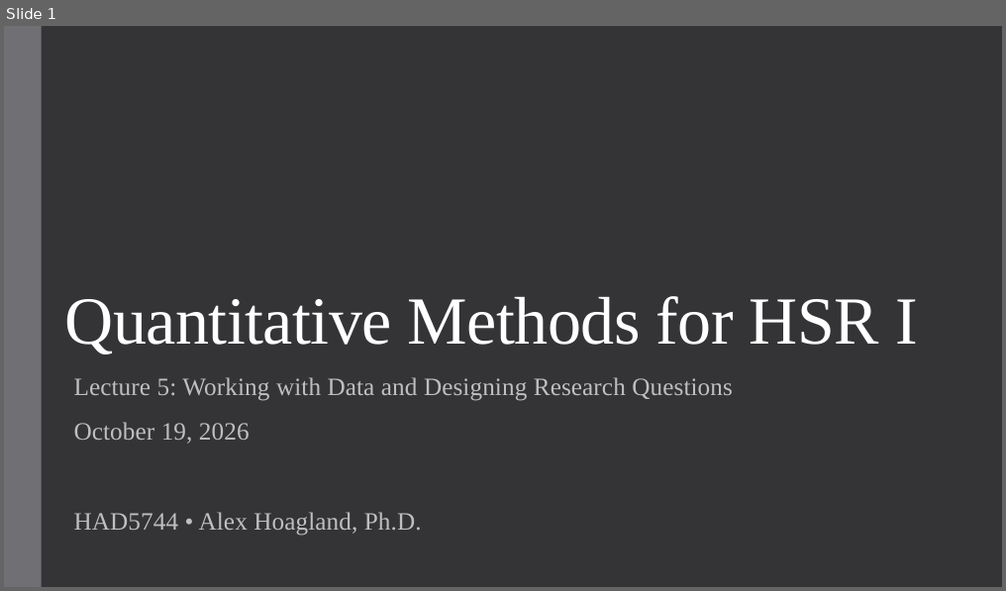
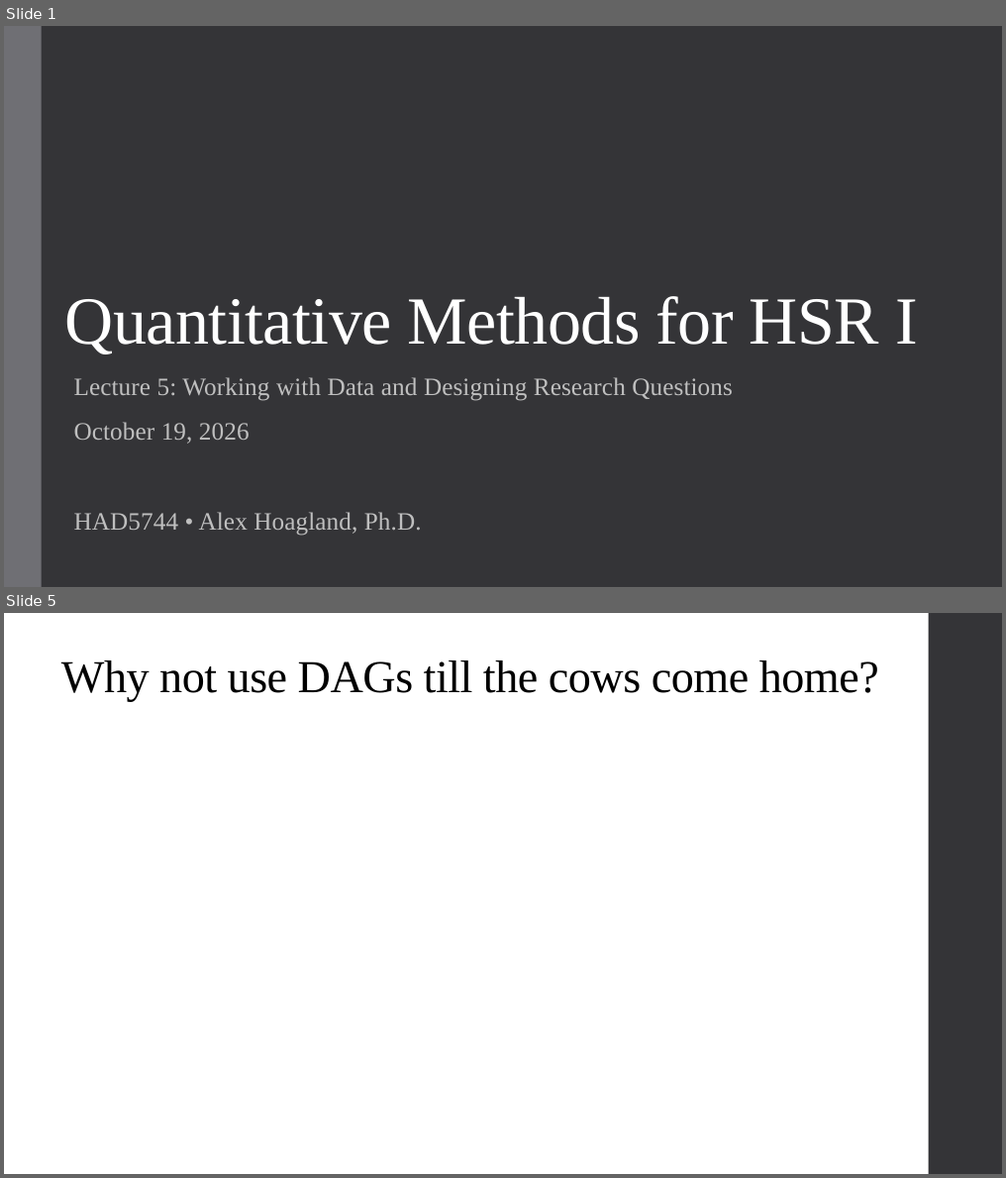
Before and after one commit to alex-hoagland/HAD5744, a slide deck: Lecture05_DataCleaning/Lecture5_DataCleaning-ResearchDesign.pptx. Shown one above the other, each under a label of ours: slide 1 before the commit, slides 1 and 5 after it; the slides between them are not shown. The pictures are 1006x591 and 1006x1178 pixels, drawn with LibreOffice and Linux fonts; fonts in the diff are those of the drawing; grey boxes stand for pictures. Boxes give left, top, right and bottom in pixels: in the first picture for what was removed or moved away, otherwise in the second. Text is boxed around its words. In the diff, an @@ line names an element or a change of style, - is before the commit and + after.

```diff
--- a/Lecture05_DataCleaning/Lecture5_DataCleaning-ResearchDesign.pptx
+++ b/Lecture05_DataCleaning/Lecture5_DataCleaning-ResearchDesign.pptx
@@ slide 5 added at [4, 613, 1002, 1174], background #FFFFFF @@
@@ rectangle added at [929, 613, 1002, 1174], fill #353537 @@
@@ title added at [61, 661, 879, 702], 44 pt, text #000000 @@
+Why not use DAGs till the cows come home?
```
Also in this commit, not shown: 4 slides changed, 15 other slides added.
